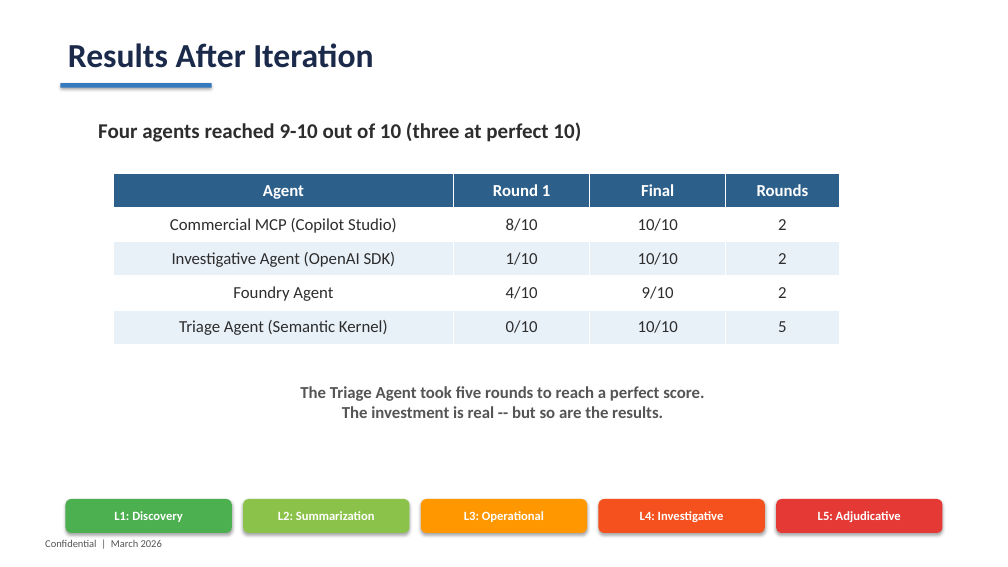
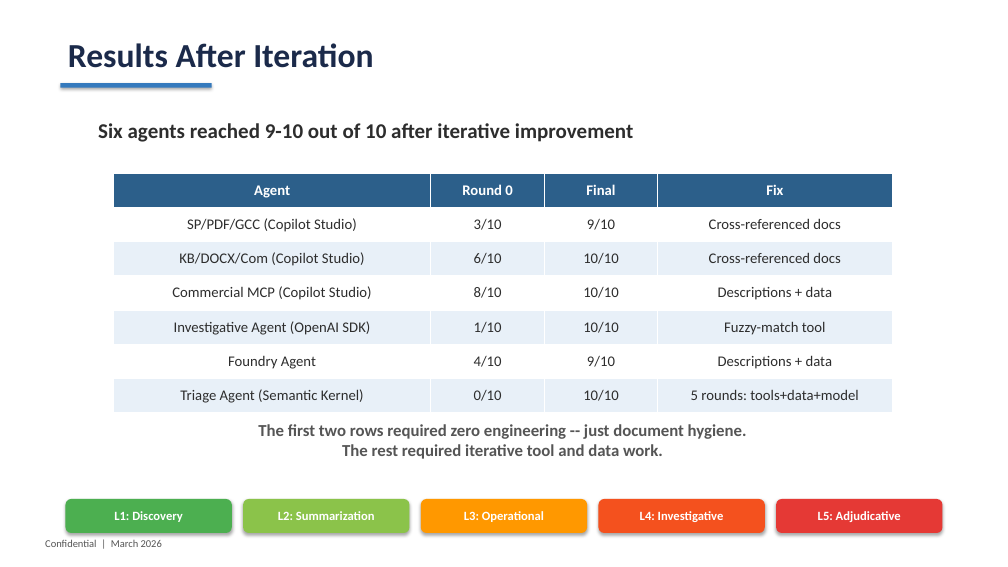
Before and after one commit to pogorman/dss-legal-case-agent, a slide deck: slide 16 of decks/agent-fidelity-spectrum.pptx (slide 12 before the commit). Drawn at 1008x567 pixels with LibreOffice and Linux fonts; fonts in the diff are those of the drawing. Boxes give left, top, right and bottom in pixels: in the first picture for what was removed or moved away, otherwise in the second. Text is boxed around its words. In the diff, an @@ line names an element or a change of style, - is before the commit and + after.

```diff
--- a/decks/agent-fidelity-spectrum.pptx
+++ b/decks/agent-fidelity-spectrum.pptx
@@ text at (98,123,633,142): text changed @@
-Four agents reached 9-10 out of 10 (three at perfect 10)
+Six agents reached 9-10 out of 10 after iterative improvement
@@ table at (113,174,892,412) @@
-row 1: Agent | Round 1 | Final | Rounds
-row 2: Commercial MCP (Copilot Studio) | 8/10 | 10/10 | 2
-row 3: Investigative Agent (OpenAI SDK) | 1/10 | 10/10 | 2
-row 4: Foundry Agent | 4/10 | 9/10 | 2
-row 5: Triage Agent (Semantic Kernel) | 0/10 | 10/10 | 5
+row 1: Agent | Round 0 | Final | Fix
+row 2: SP/PDF/GCC (Copilot Studio) | 3/10 | 9/10 | Cross-referenced docs
+row 3: KB/DOCX/Com (Copilot Studio) | 6/10 | 10/10 | Cross-referenced docs
+row 4: Commercial MCP (Copilot Studio) | 8/10 | 10/10 | Descriptions + data
+row 5: Investigative Agent (OpenAI SDK) | 1/10 | 10/10 | Fuzzy-match tool
+row 6: Foundry Agent | 4/10 | 9/10 | Descriptions + data
+row 7: Triage Agent (Semantic Kernel) | 0/10 | 10/10 | 5 rounds: tools+data+model
@@ table: place and size @@
-table at (113,174,839,344)
+table at (113,174,892,412)
@@ text at (258,424,747,459): text changed @@
-The Triage Agent took five rounds to reach a perfect score.
-The investment is real -- but so are the results.
+The first two rows required zero engineering -- just document hygiene.
+The rest required iterative tool and data work.
```
Also in this commit, not shown: 4 other slides changed, 5 slides added, 11 other files.
